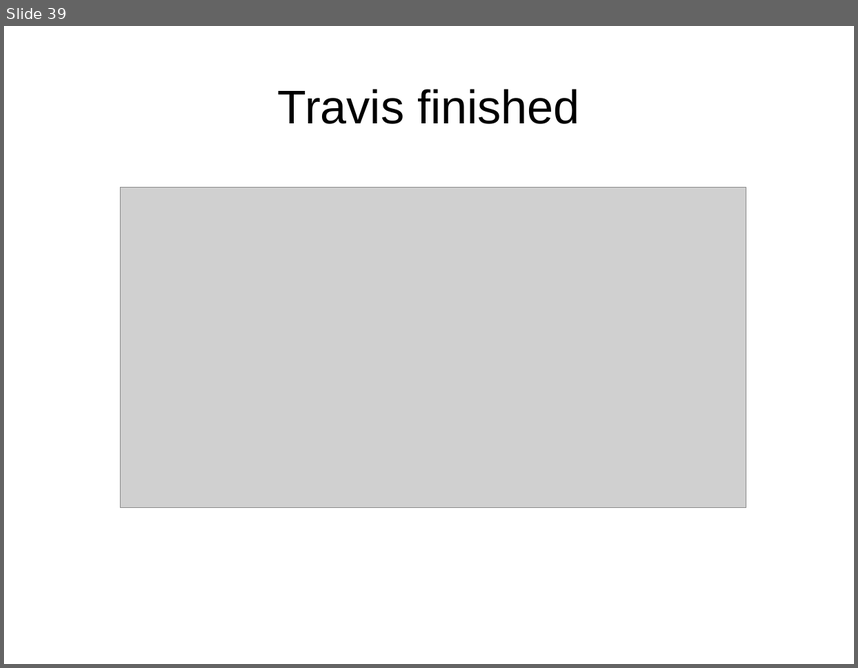
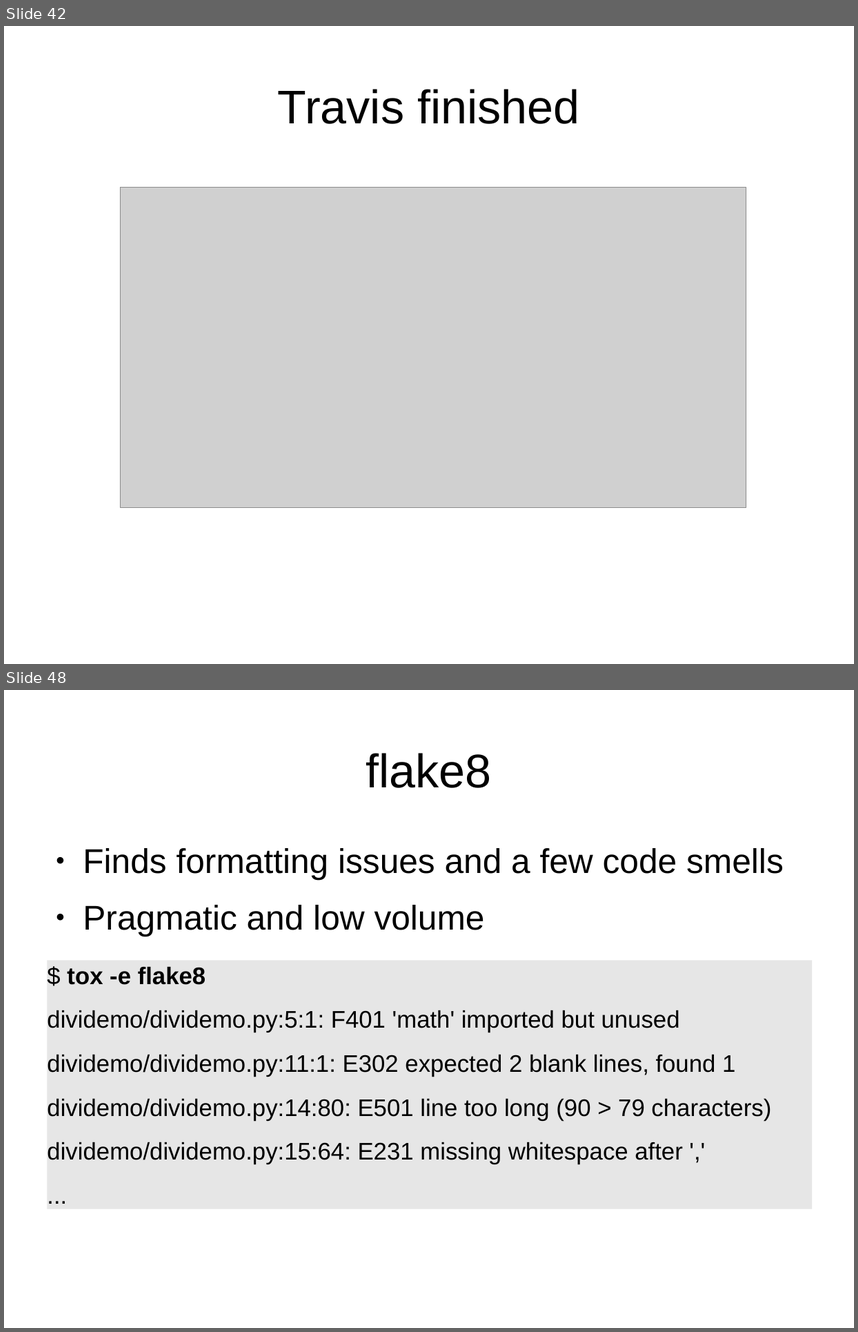
Before and after one commit to roskakori/talks, a slide deck: pygraz/opensourceprojects/Open source projects with Python.odp. Shown one above the other, each under a label of ours: slide 39 before the commit, slides 42 and 48 after it; the slides between them are not shown. The pictures are 858x668 and 858x1332 pixels, drawn with LibreOffice and Linux fonts; fonts in the diff are those of the drawing; grey boxes stand for pictures. Boxes give left, top, right and bottom in pixels: in the first picture for what was removed or moved away, otherwise in the second. Text is boxed around its words. In the diff, an @@ line names an element or a change of style, - is before the commit and + after.

```diff
--- a/pygraz/opensourceprojects/Open source projects with Python.odp
+++ b/pygraz/opensourceprojects/Open source projects with Python.odp
@@ slide 48 added at <box>4,690,854,1328</box>, background #FFFFFF @@
@@ title added at <box>366,753,492,788</box>, 44 pt, text #000000 @@
+flake8
@@ text added at <box>83,848,784,936</box>, 32 pt, text #000000 @@
+● Finds formatting issues and a few code smells
+● Pragmatic and low volume
@@ text added at <box>47,960,813,1209</box>, fill #E6E6E6, 22.4 pt, text #000000 @@
+$ tox -e flake8
+dividemo/dividemo.py:5:1: F401 'math' imported but unused
+dividemo/dividemo.py:11:1: E302 expected 2 blank lines, found 1
+dividemo/dividemo.py:14:80: E501 line too long (90 > 79 characters)
+dividemo/dividemo.py:15:64: E231 missing whitespace after ','
+...
@@ what was slide 39 is now slide 42 @@
```
Also in this commit, not shown: 1 slide changed, 16 other slides added.
